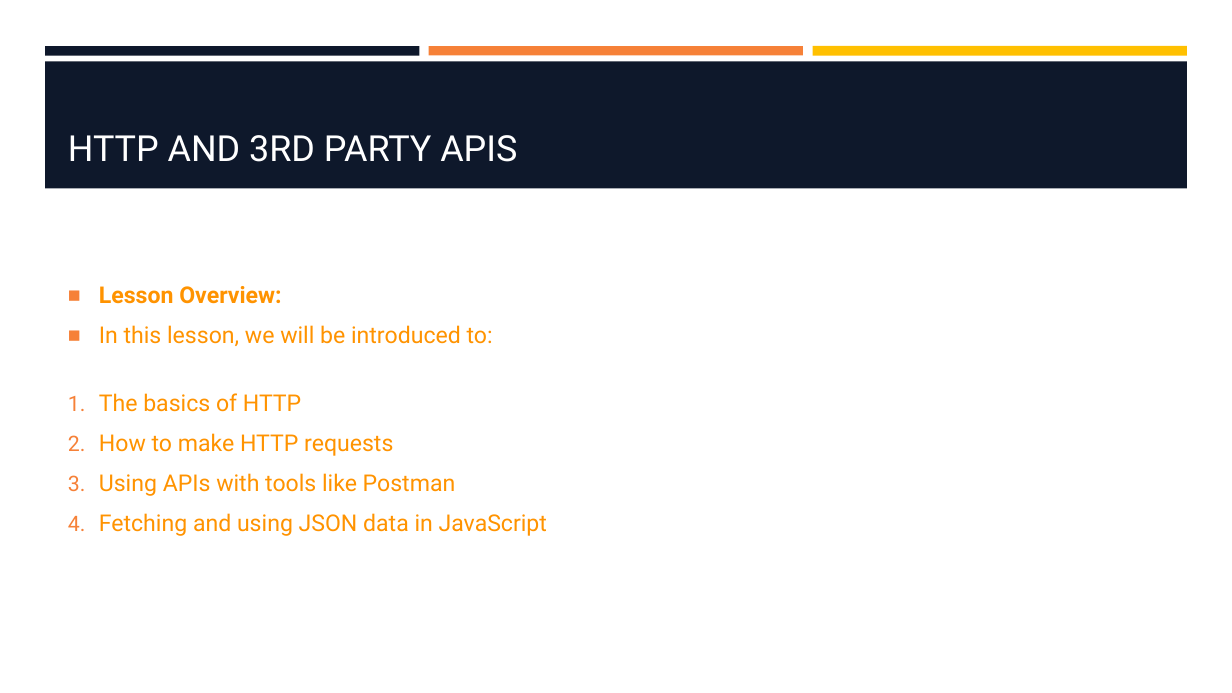
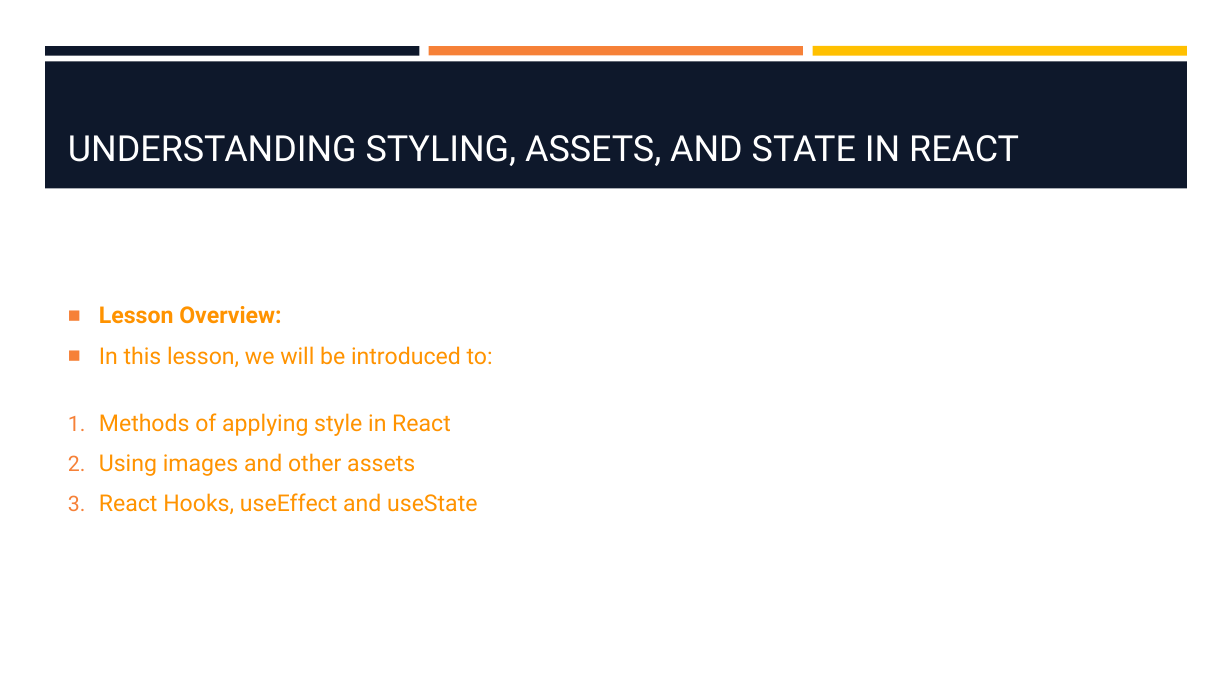
Before and after one commit to hawkeye1900/SBC-Sept24, a slide deck: slide 2 of week-9/W9-S2-Style-and-State/W9-S2-Style-and-State.pptx. Drawn at 1232x693 pixels with LibreOffice and Linux fonts; fonts in the diff are those of the drawing; background and template pictures are left out. Boxes give left, top, right and bottom in pixels: in the first picture for what was removed or moved away, otherwise in the second. Text is boxed around its words. In the diff, an @@ line names an element or a change of style, - is before the commit and + after.

Commit message:
Updated Presentation for W9-S2

```diff
--- a/week-9/W9-S2-Style-and-State/W9-S2-Style-and-State.pptx
+++ b/week-9/W9-S2-Style-and-State/W9-S2-Style-and-State.pptx
@@ title at [68,135,1019,166]: text changed @@
-HTTP AND 3RD PARTY APIS
+UNDERSTANDING STYLING, ASSETS, AND STATE IN REACT
@@ text at [99,413,477,514]: text changed @@
-1. The basics of HTTP
-2. How to make HTTP requests
-3. Using APIs with tools like Postman
-4. Fetching and using JSON data in JavaScript
+1. Methods of applying style in React
+2. Using images and other assets
+3. React Hooks, useEffect and useState
```
Also in this commit, not shown: 2 other slides changed, 7 slides added, 9 slides removed.
